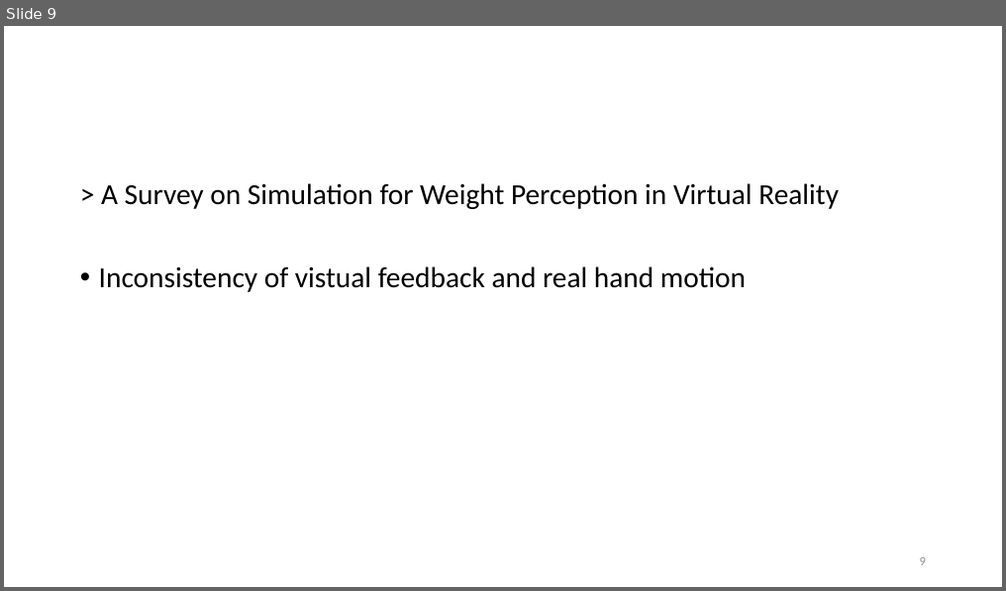
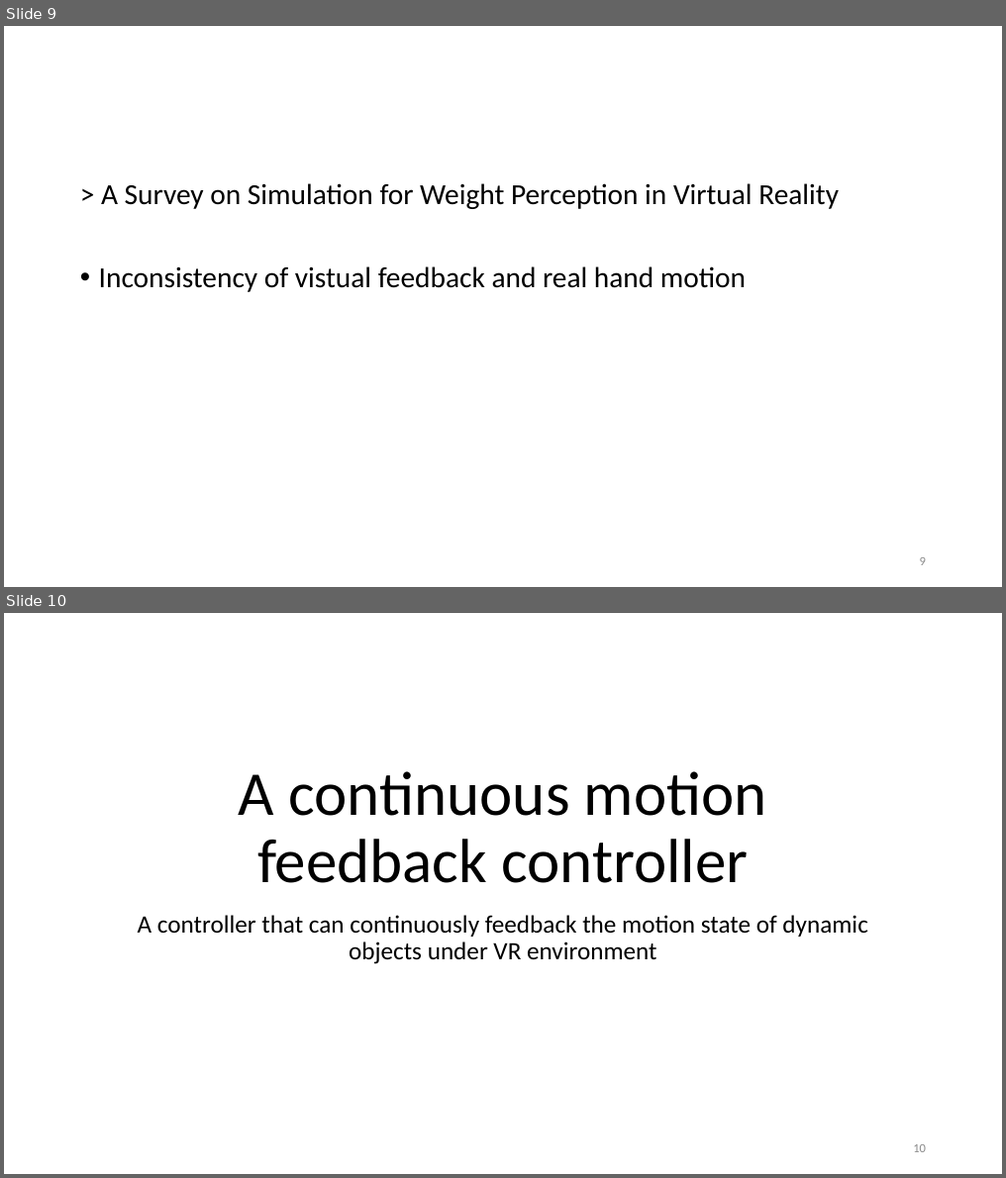
Before and after one commit to BBusagi/project002, a slide deck: PPT/reference.pptx. Shown one above the other, each under a label of ours: slide 9 before the commit, slides 9 and 10 after it. The pictures are 1006x591 and 1006x1178 pixels, drawn with LibreOffice and Linux fonts; fonts in the diff are those of the drawing. Boxes give left, top, right and bottom in pixels: in the first picture for what was removed or moved away, otherwise in the second. Text is boxed around its words. In the diff, an @@ line names an element or a change of style, - is before the commit and + after.

```diff
--- a/PPT/reference.pptx
+++ b/PPT/reference.pptx
@@ slide 10 added at (x1=4, y1=613, x2=1002, y2=1174), background #FFFFFF @@
@@ title added at (x1=239, y1=771, x2=767, y2=883), 60 pt, text #000000 @@
+A continuous motion feedback controller
@@ subtitle added at (x1=138, y1=915, x2=867, y2=964), 24 pt, text #000000 @@
+A controller that can continuously feedback the motion state of dynamic objects under VR environment
@@ page number added at (x1=913, y1=1145, x2=926, y2=1153), 12 pt, text #8C8C8C @@
+10
```
Also in this commit, not shown: 1 other slide added, 18 other files.
